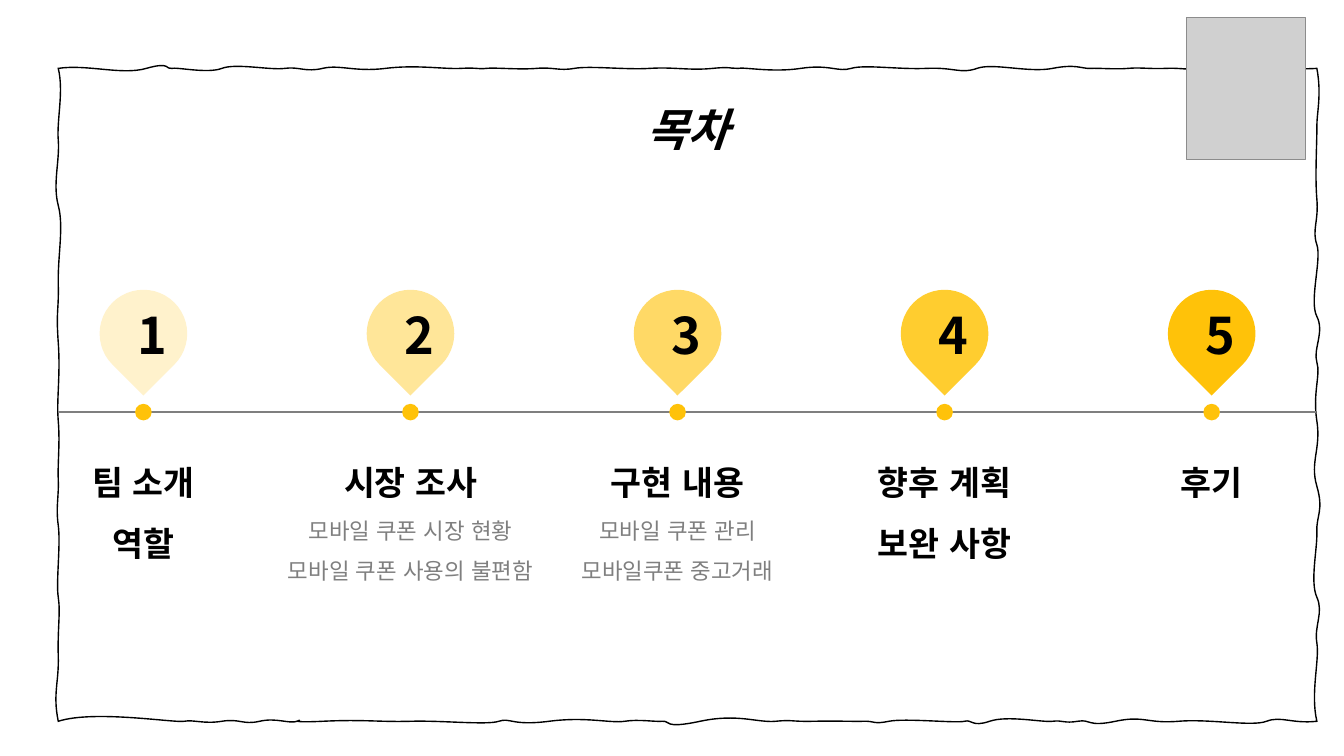
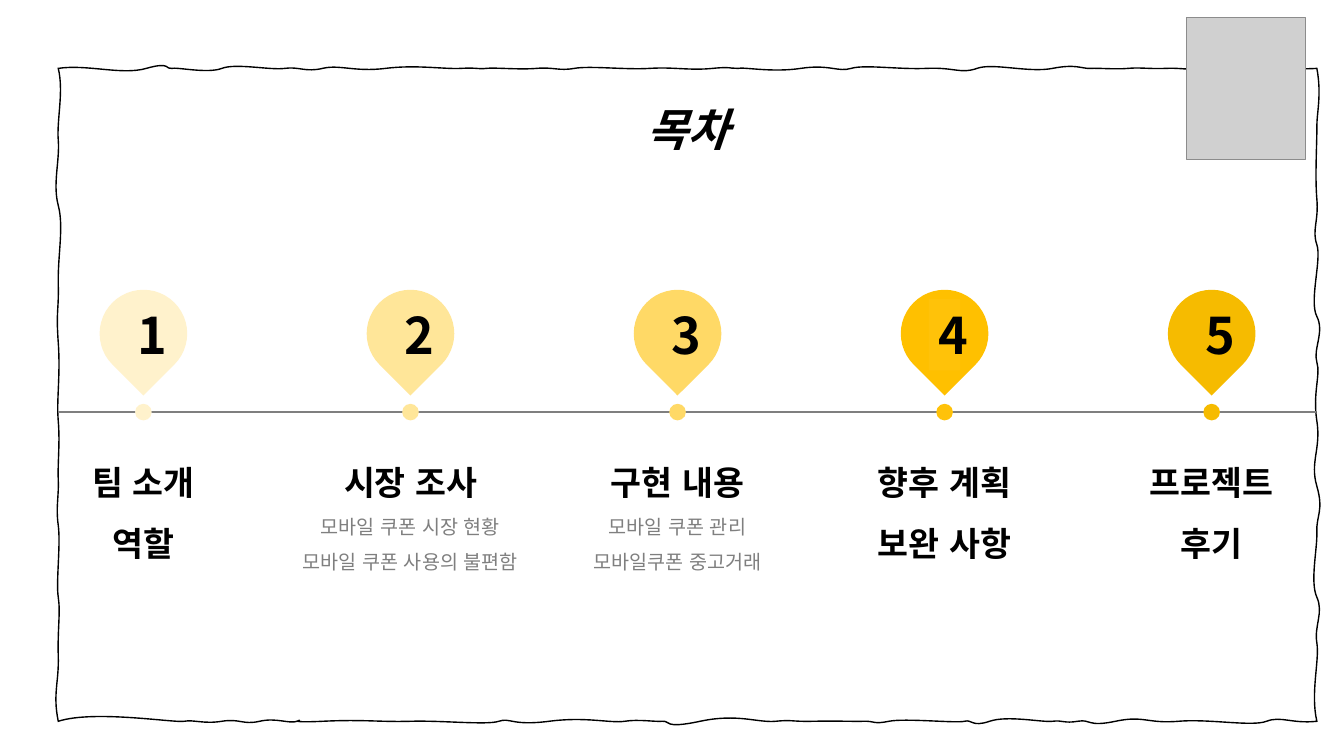
Before and after one commit to joooeunkim/Harmonize, a slide deck: slide 2 of 모두의쿠폰_하모니즈.pptx. Drawn at 1344x756 pixels with LibreOffice and Linux fonts; fonts in the diff are those of the drawing; grey boxes stand for pictures. Boxes give left, top, right and bottom in pixels: in the first picture for what was removed or moved away, otherwise in the second. Text is boxed around its words. In the diff, an @@ line names an element or a change of style, - is before the commit and + after.

```diff
--- a/모두의쿠폰_하모니즈.pptx
+++ b/모두의쿠폰_하모니즈.pptx
@@ teardrop at box(883, 271, 1007, 395): fill #FFCD2F to #FFC000 @@
@@ rectangle "4": place and size @@
-rectangle "4" at box(939, 316, 969, 354)
+rectangle "4" at box(930, 299, 961, 371)
@@ rectangle "4" at box(930, 299, 961, 371): fill none to #FFC209 @@
@@ ellipse at box(135, 404, 151, 420): fill #FFC209 to #FFF2CC @@
@@ ellipse at box(402, 404, 418, 420): fill #FFC209 to #FFE699 @@
@@ ellipse at box(669, 404, 686, 420): fill #FFC209 to #FFD966 @@
@@ text at box(1150, 467, 1274, 498): paragraph added @@
+프로젝트
@@ text "모바일 쿠폰 시장 현황" at box(303, 517, 518, 571): size 16 to 14 pt @@
@@ text "모바일 쿠폰 관리 모바일쿠폰 중고거래" at box(593, 518, 761, 571): size 16 to 14 pt @@
```
Also in this commit, not shown: 8 other slides changed, 2 slides removed, 1 other file.
